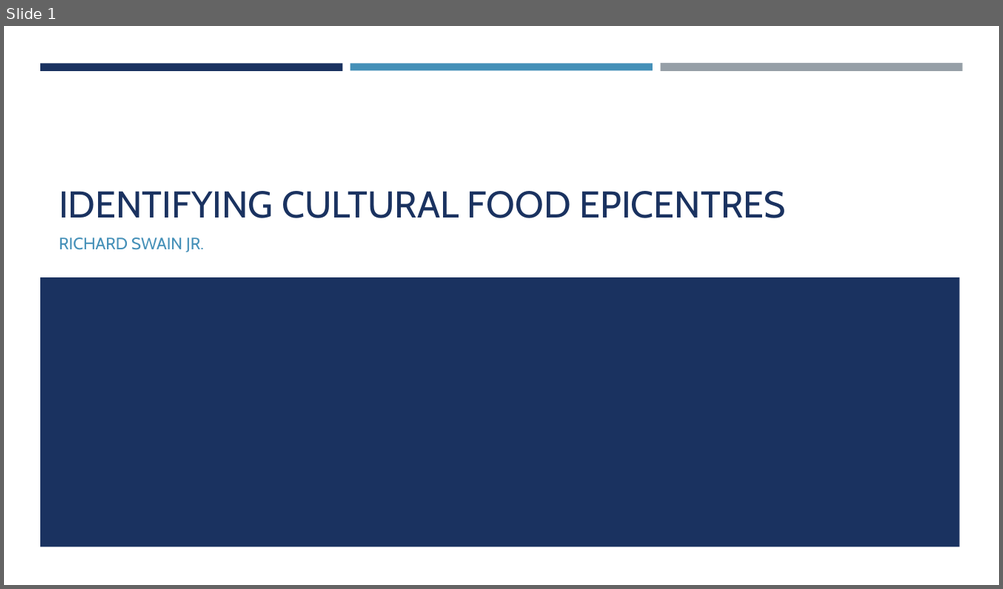
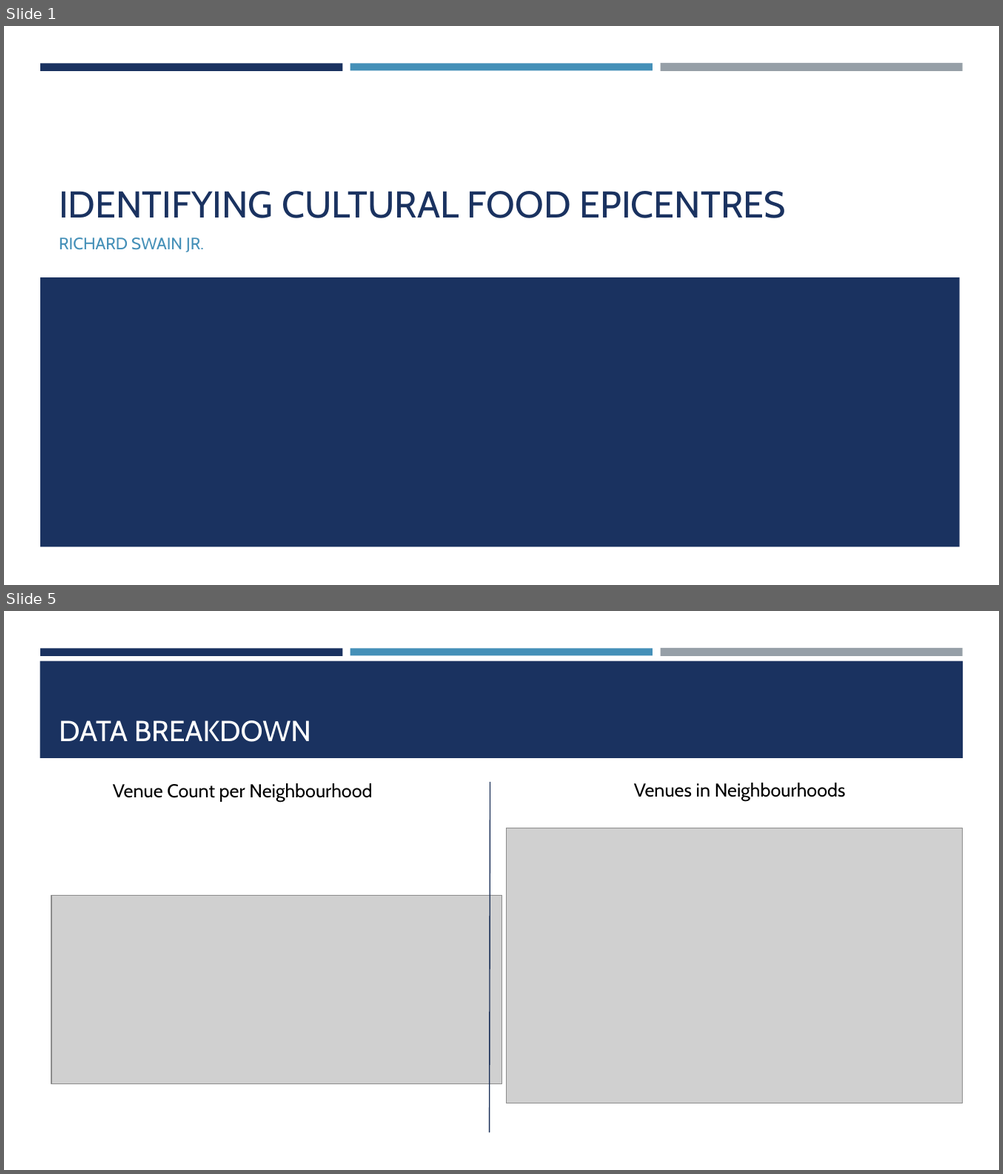
Before and after one commit to Exswain/Neighbourhood-Capstone, a slide deck: Data Science Final Project Presentation.pptx. Shown one above the other, each under a label of ours: slide 1 before the commit, slides 1 and 5 after it; the slides between them are not shown. The pictures are 1003x589 and 1003x1174 pixels, drawn with LibreOffice and Linux fonts; fonts in the diff are those of the drawing; grey boxes stand for pictures. Boxes give left, top, right and bottom in pixels: in the first picture for what was removed or moved away, otherwise in the second. Text is boxed around its words. In the diff, an @@ line names an element or a change of style, - is before the commit and + after.

```diff
--- a/Data Science Final Project Presentation.pptx
+++ b/Data Science Final Project Presentation.pptx
@@ slide 5 added at bbox=[4, 611, 999, 1170], background #FFFFFF; not listed: 3 template elements that a slide beside it also shows @@
@@ rectangle added at bbox=[40, 661, 963, 758], fill #1A3260 @@
@@ title added at bbox=[59, 721, 311, 742], 28 pt, text #FFFFFF @@
+DATA BREAKDOWN
@@ text added at bbox=[113, 783, 372, 802], 18 pt, text #000000 @@
+Venue Count per Neighbourhood
@@ line added from (489, 783) to (489, 1133), #172D56 1 pt @@
@@ text added at bbox=[634, 783, 845, 801], 18 pt, text #000000 @@
+Venues in Neighbourhoods
@@ picture added at bbox=[506, 828, 962, 1104] @@
@@ picture added at bbox=[52, 896, 503, 1085] @@
```
Also in this commit, not shown: 6 other slides added, 1 slide removed, 1 other file.
